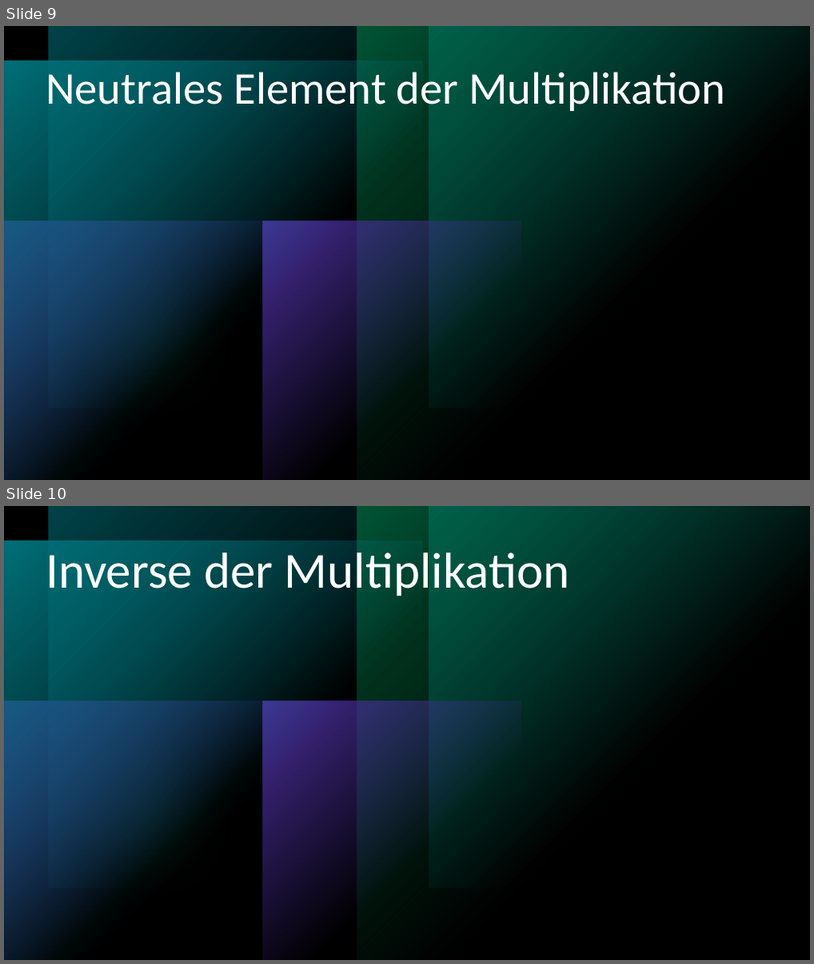
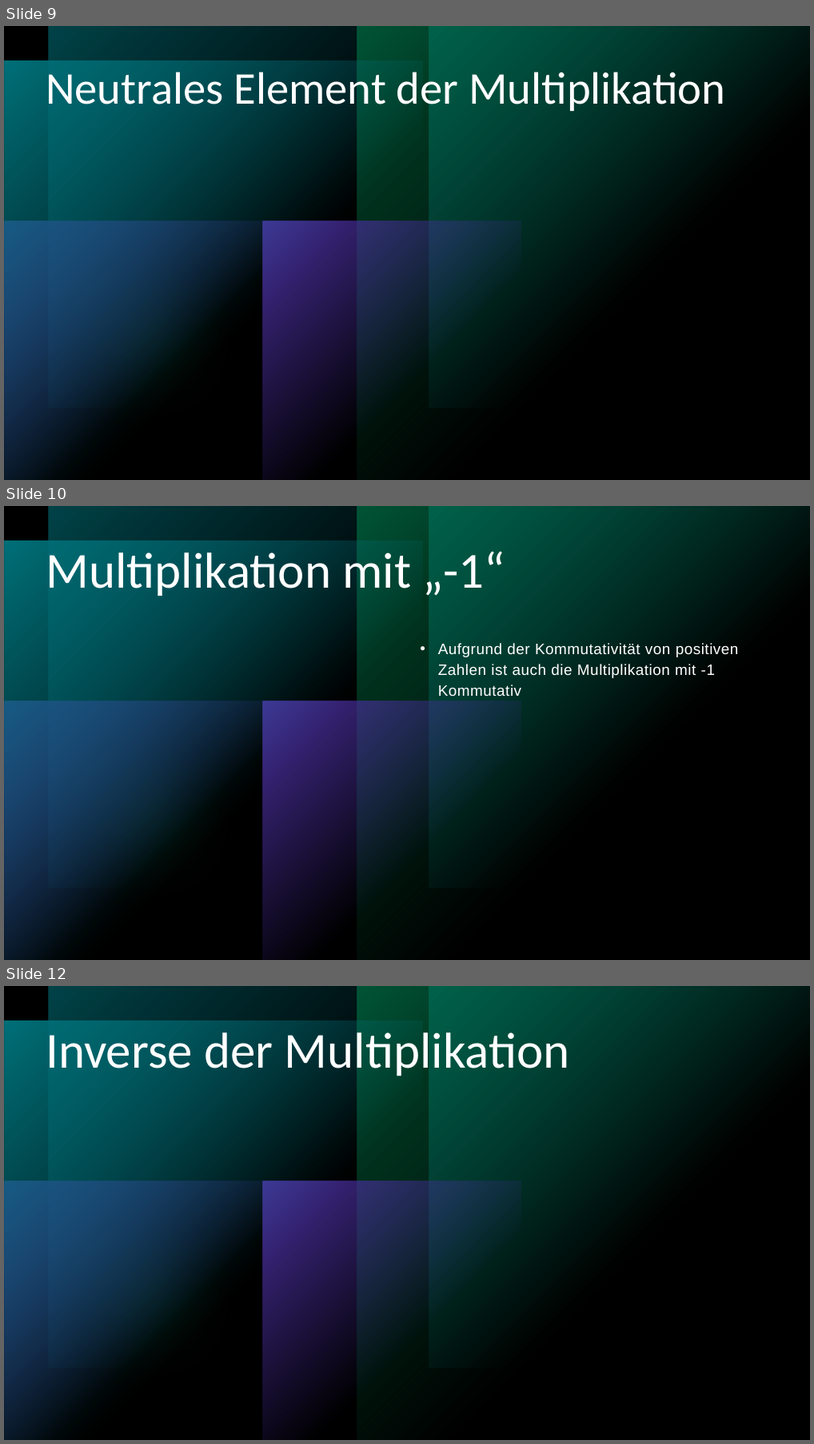
Before and after one commit to uuk0/WSeminarArbeit, a slide deck: Präsentation2.pptx. Shown one above the other, each under a label of ours: slides 9 and 10 before the commit, slides 9, 10 and 12 after it; the slides between them are not shown. The pictures are 814x964 and 814x1444 pixels, drawn with LibreOffice and Linux fonts; fonts in the diff are those of the drawing; grey boxes stand for pictures. Boxes give left, top, right and bottom in pixels: in the first picture for what was removed or moved away, otherwise in the second. Text is boxed around its words. In the diff, an @@ line names an element or a change of style, - is before the commit and + after.

```diff
--- a/Präsentation2.pptx
+++ b/Präsentation2.pptx
@@ slide 10 added at bbox=[4, 506, 810, 960], background #000000; not listed: 8 template elements that a slide beside it also shows @@
@@ title added at bbox=[46, 551, 506, 600], 60 pt, text #FFFFFF @@
+Multiplikation mit „-1“
@@ text added at bbox=[438, 643, 739, 696], 18 pt, text #FFFFFF @@
+• Aufgrund der Kommutativität von positiven Zahlen ist auch die Multiplikation mit -1 Kommutativ
@@ what was slide 10 is now slide 12 @@
```
Also in this commit, not shown: 3 slides changed, 9 other slides added, 2 other files.
